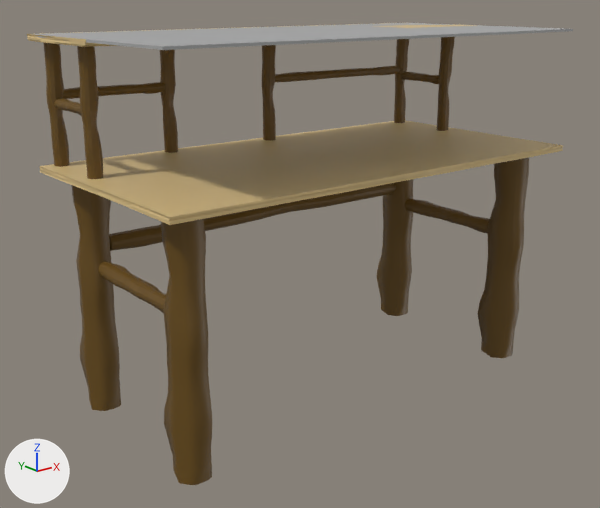
The FBX model MayaProjects/SolarPunkCave/scenes/prop_storing.fbx as it was, and as the next commit left it.
Rendered twice from a camera (50 mm lens) standing at (-1.21, -2.14, 1.67) and looking at (0.91, 0.51, 0.61). The lights are fixed; the arrows at lower left show +X, +Y and +Z. The first picture is the older version. Objects named as collision shapes, trigger or cutter boxes, shadow casters or lower levels of detail are left out. Where no turn or scale is listed for an object, it has been applied to the vertices.

Objects in the first picture: 'storing_Shelf_LOD1', 'storing_leg1_LOD0', 'storing_leg2_LOD0', 'storing_leg3_LOD0', 'storing_leg_LOD0', 'storing_leg_brace1_LOD0', 'storing_leg_brace2_LOD0', 'storing_shelf_LOD0', 'storing_support1_LOD0', 'storing_support5_LOD0', 'storing_support_LOD0', 'storing_tabletop_LOD0' and 8 more.
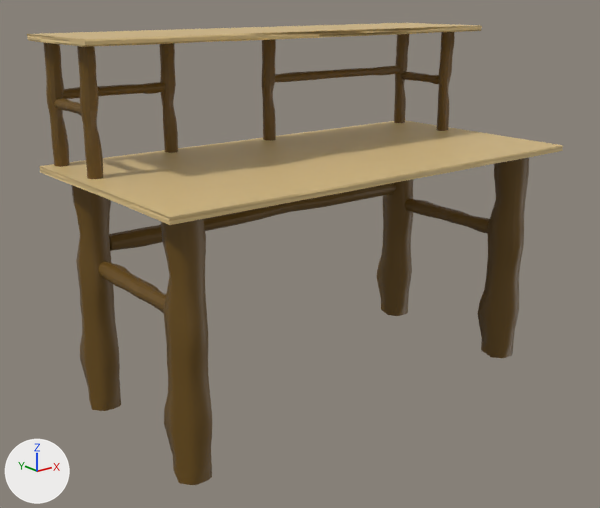
Changed parts and their boxes (x1, y1, x2, y2) in the pictures (600 x 508 px):
'storing_Shelf_LOD1', recoloured, moved, rescaled
    before: (35, 23, 573, 50)
    after: (35, 23, 453, 39)

Edits to the bpy script that builds the scene:
```text
Change me_mesh:
    where me_mesh.from_pydata(...)  # 8 vertices, 6 faces; spans x -0.5..0.5, y -0.5..0.5, z -0.5..0.5
    remove me_mesh.materials.append(mat_standardsurface1)  # grey #aaaaaa
    add me_mesh.materials.append(mat_wip)  # picture img_trimsheet_wip_png
Change ob_storing_shelf_lod1:
    ob_storing_shelf_lod1.location: (99.62, 152.0, -48.57) -> (99.62, 152.0, -75.59)
    ob_storing_shelf_lod1.scale: (199.0, 1.0, 97.6) -> (199.0, 1.0, 43.4)
```
